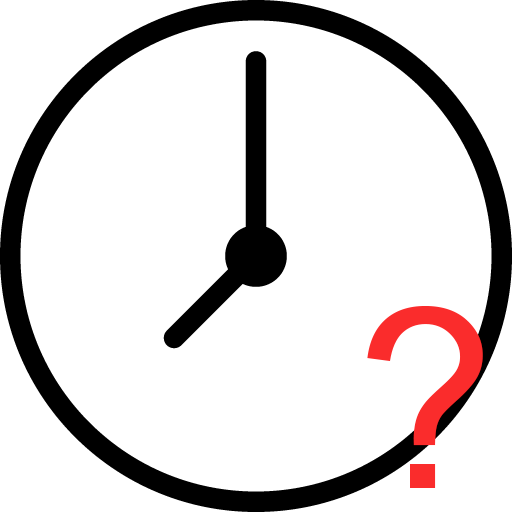
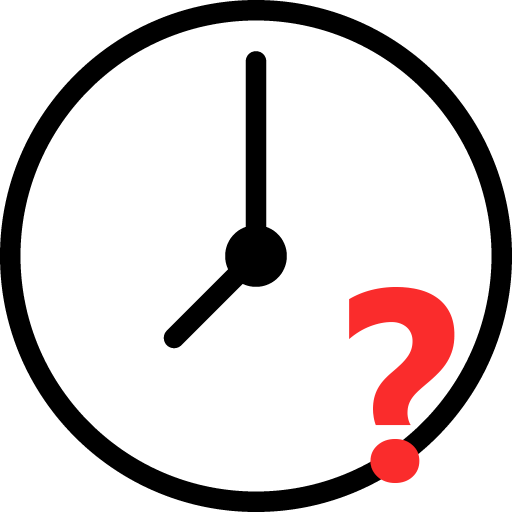
Revision of a layered 512px x 512px image; what changed, layer by layer:
painted on "?" over [349, 287, 483, 488]
